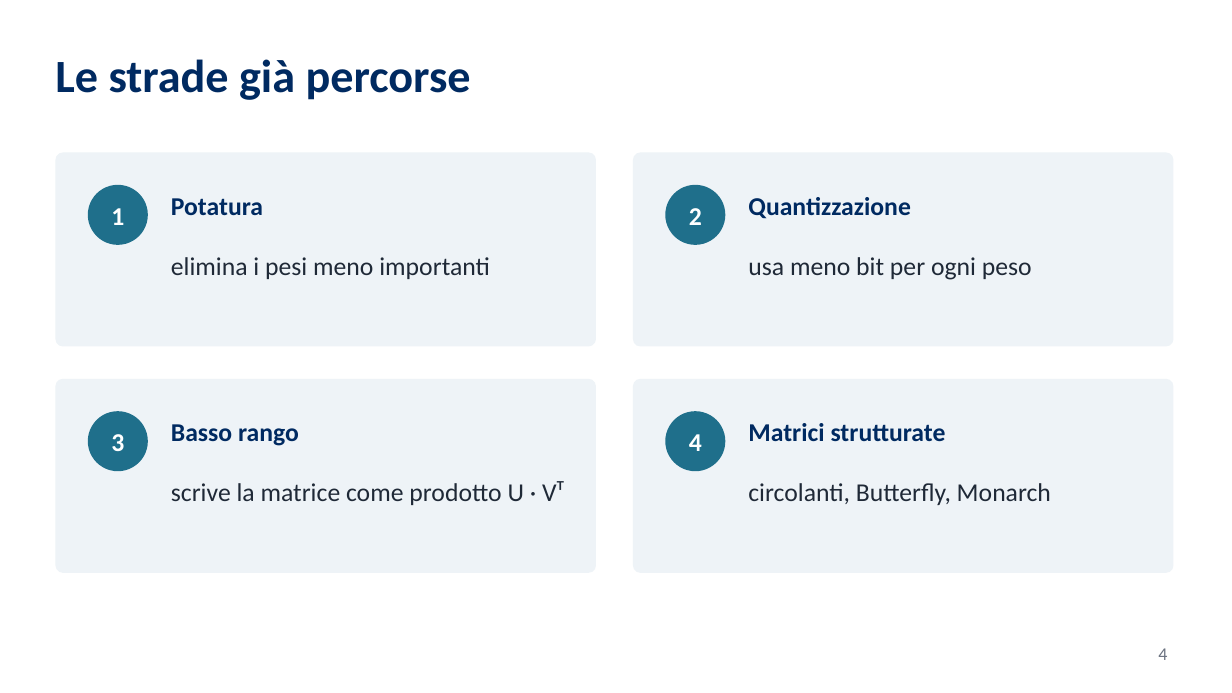
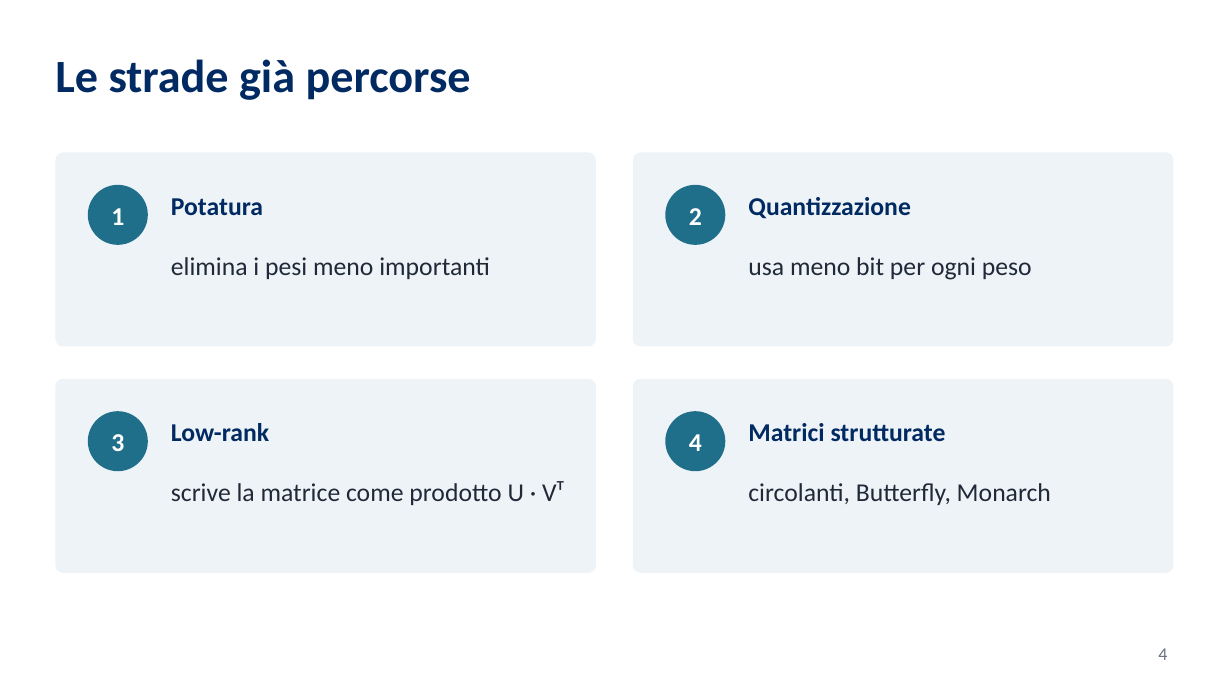
Before and after one commit to KatoteshiKuka/stera-rowmask23, a slide deck: slide 4 of presentazione/STERA_presentazione_laurea.pptx. Drawn at 1232x693 pixels with LibreOffice and Linux fonts; fonts in the diff are those of the drawing; background and template pictures are left out. Boxes give left, top, right and bottom in pixels: in the first picture for what was removed or moved away, otherwise in the second. Text is boxed around its words. In the diff, an @@ line names an element or a change of style, - is before the commit and + after.

```diff
--- a/presentazione/STERA_presentazione_laurea.pptx
+++ b/presentazione/STERA_presentazione_laurea.pptx
@@ text at (171,423,269,441): text changed @@
-Basso rango
+Low-rank
```
Also in this commit, not shown: 9 other slides changed, 22 other files.
